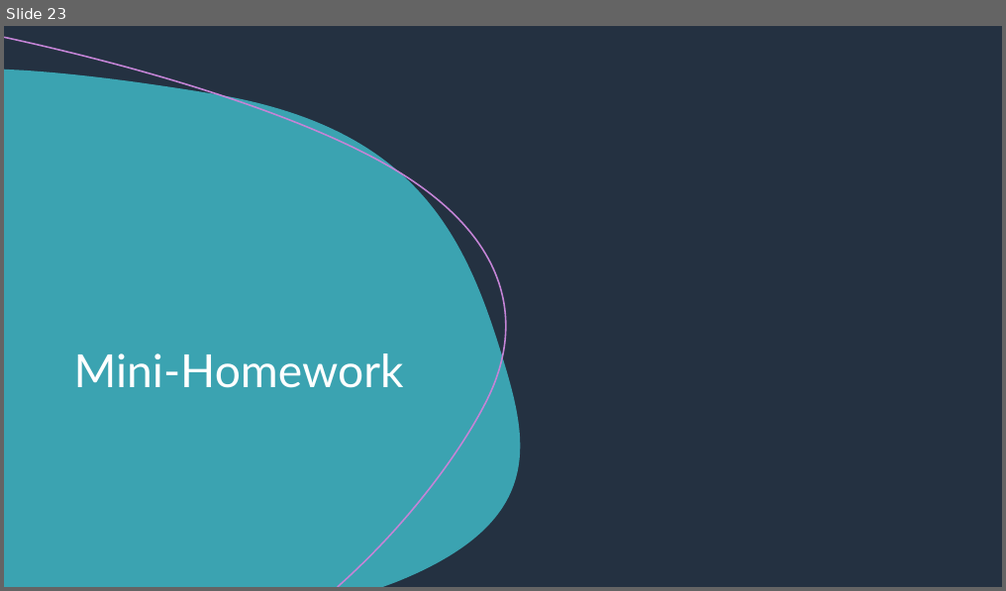
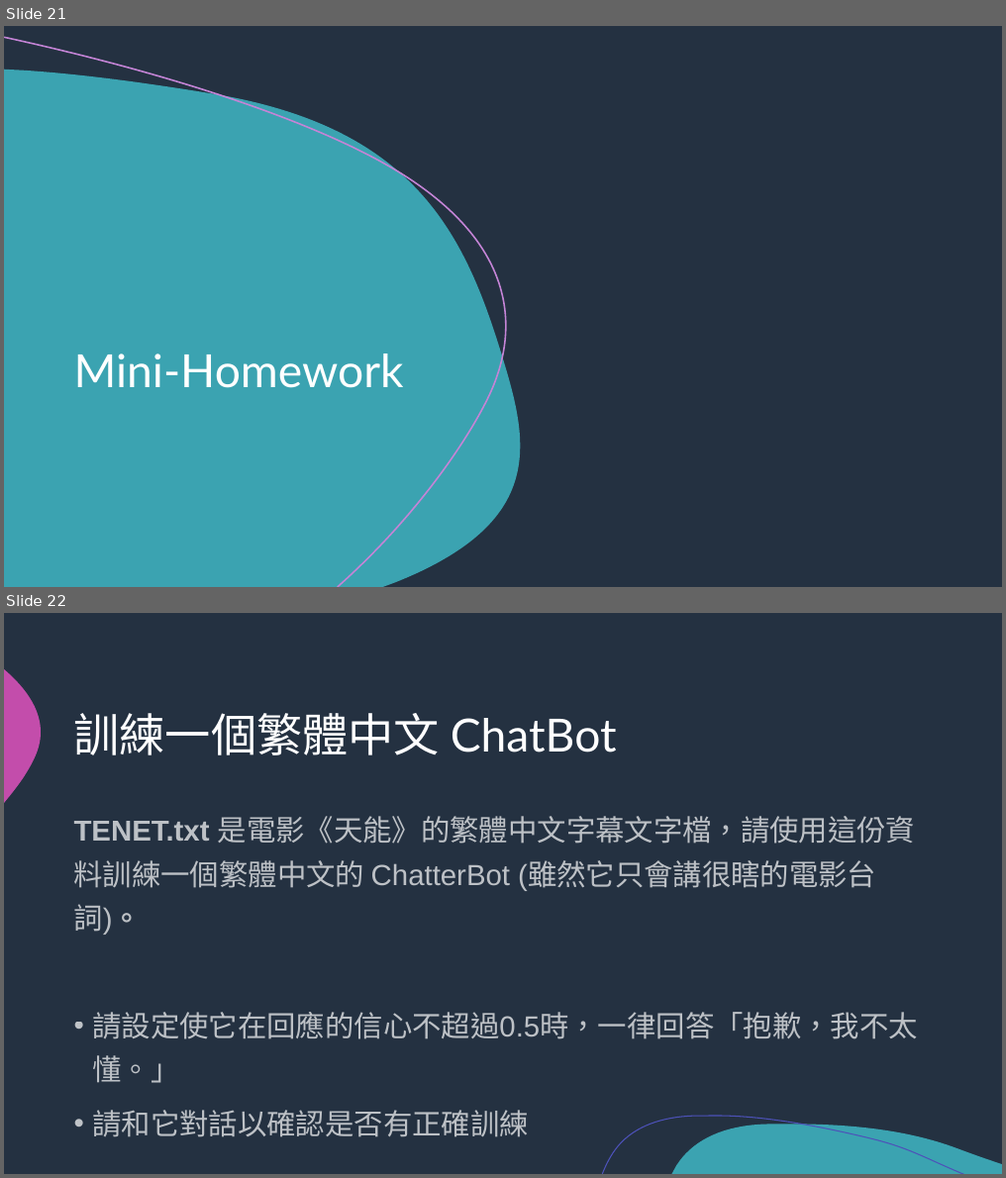
Before and after one commit to NCKU-BDA-2020/2020-NCKU-BDA-Technical-Presentation-I, a slide deck: ChatterBot/Chatterbot_ppt.pptx. Shown one above the other, each under a label of ours: slide 23 before the commit, slides 21 and 22 after it. The pictures are 1006x591 and 1006x1178 pixels, drawn with LibreOffice and Linux fonts; fonts in the diff are those of the drawing. Boxes give left, top, right and bottom in pixels: in the first picture for what was removed or moved away, otherwise in the second. Text is boxed around its words. In the diff, an @@ line names an element or a change of style, - is before the commit and + after.

Commit message:
Add materials of ChatterBot

```diff
--- a/ChatterBot/Chatterbot_ppt.pptx
+++ b/ChatterBot/Chatterbot_ppt.pptx
@@ slide 22 added at (x1=4, y1=613, x2=1002, y2=1174), background #243141 @@
@@ freeform shape added at (x1=4, y1=669, x2=41, y2=803), fill #C34DAB @@
@@ title added at (x1=74, y1=713, x2=617, y2=756), 44 pt, text #FFFFFF @@
+訓練一個繁體中文 ChatBot
@@ text added at (x1=74, y1=816, x2=918, y2=1138), 28 pt, text #FFFFFF at 70% opacity @@
+TENET.txt 是電影《天能》的繁體中文字幕文字檔，請使用這份資料訓練一個繁體中文的 ChatterBot (雖然它只會講很瞎的電影台詞)。
+• 請設定使它在回應的信心不超過0.5時，一律回答「抱歉，我不太懂。」
+• 請和它對話以確認是否有正確訓練
@@ freeform shape added at (x1=602, y1=1116, x2=963, y2=1174), outline #4D52B9 1 pt @@
@@ freeform shape added at (x1=672, y1=1124, x2=1002, y2=1174), fill #3BA3B1 @@
@@ what was slide 23 is now slide 21 @@
```
Also in this commit, not shown: 10 slides changed, 3 other slides added, 8 slides removed, 2 other files.
